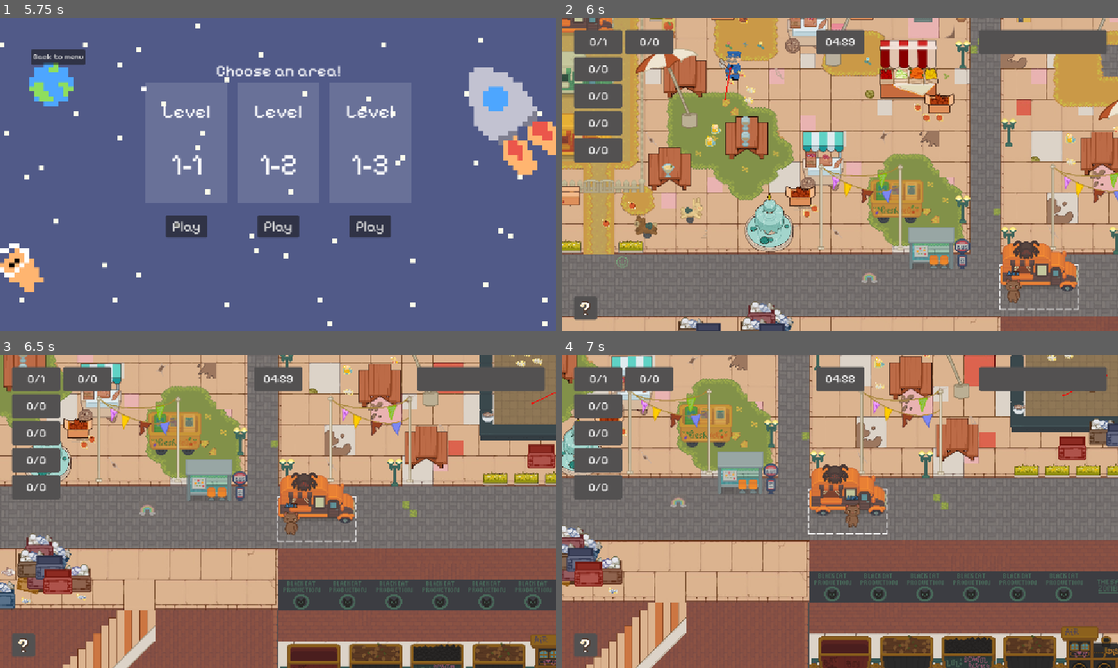
Above: before the commit, frames 1-4 (two rows, left to right).
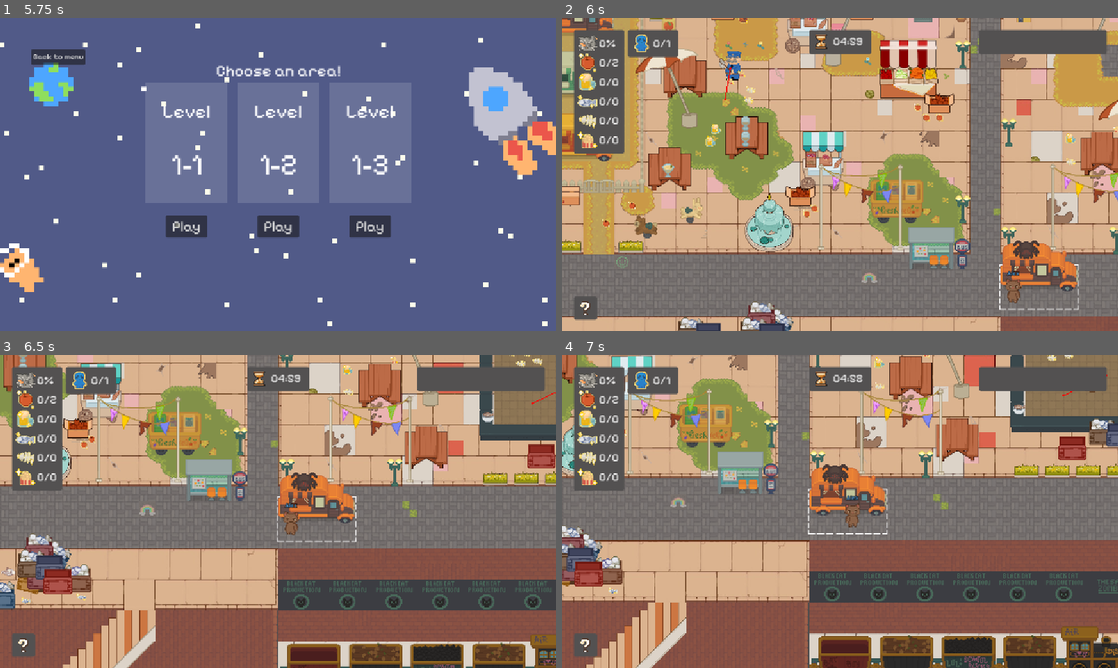
Above: after the commit, the same moments.

Repository: Lambozhuang/project-cats
Game: Godot game, scene res://ui/lobby.tscn
Same seed, same stepped clock (60 frames per second), same inputs: the game is played once before the commit and once after it.
Inputs (mouse positions are in pixels of both pictures, inside the frame that each line leads up to):
- Up to frame 1 (5.75 s): click "Start" at 0.5 s; click (266, 155) at 1.27 s; type "Alex" at 1.35 s; click "Host" at 2 s; click "START!" at 2.75 s; click "Select" at 3.5 s; click "Ready!" at 4.25 s; click "Map 1" at 5 s
- Up to frame 2 (6 s): click "Play" at 5.75 s
- Up to frame 3 (6.5 s): no input
- Up to frame 4 (7 s): hold Right (move_right) from 6.53 s (still down); tap J (carry) at 6.6 s

Frame 1 is identical in both runs. In frame 2, 2.5% of the frame differs, in the area x 2-56%, y 3-47%; in frame 3, 2.5%; in frame 4, 2.5%.

Commit message:
hud update

Diff:
--- a/level/demo_1.gd
+++ b/level/demo_1.gd
@@ -4,7 +4,7 @@
 @export var isRegularBgmPlaying := true
 var _lastRegularBgmPlaying := true
 
-const APPLE_REQUIRED := 1
+const APPLE_REQUIRED := 2
 const BEER_REQUIRED := 0
 const FISH_REQUIRED := 0
 const FISH_BONE_REQUIRED := 0
@@ -57,6 +57,16 @@
 
 	update_item_ui()
 	update_timer_ui()
+
+	for item_id in items.keys():
+		if item_id < 6:
+			var item_icon_texture_rect = get_node("HUD/HUD/ScarpaItem/Item" + str(item_id) + "/TextureRect")
+			if item_icon_texture_rect:
+				item_icon_texture_rect.texture = ResourceCache.demo1_item_icons[items[item_id]]
+		else:
+			var item_icon_texture_rect = get_node("HUD/HUD/SpaceshipItem/Item" + str(item_id) + "/TextureRect")
+			if item_icon_texture_rect:
+				item_icon_texture_rect.texture = ResourceCache.demo1_item_icons[items[item_id]]
 
 	if multiplayer.is_server():
 		spawn_players()
@@ -189,9 +199,28 @@
 func update_item_ui() -> void:
 	# Update the UI with the current item counts
 	for item_id in items.keys():
-		var count_label = get_node("HUD/HUD/Item" + str(item_id) + "/Label")
+		var count_label = get_node("HUD/HUD/ScarpaItem/Item" + str(item_id) + "/Label")
 		if count_label:
 			count_label.text = str(item_counts[items[item_id]]) + "/" + str(item_required_counts[items[item_id]])
+
+	# Calculate and display total percentage for regular items (excluding ET)
+	var regular_items_collected = 0
+	var regular_items_required = 0
+
+	for item in items.values():
+		if item != "et":  # Exclude spaceship item
+			regular_items_collected += item_counts[item]
+			regular_items_required += item_required_counts[item]
+
+	# Calculate percentage (avoid division by zero)
+	var percentage = 0
+	if regular_items_required > 0:
+		percentage = int((float(regular_items_collected) / float(regular_items_required)) * 100.0)
+
+	# Update the progress label
+	var progress_label = get_node("HUD/HUD/ScarpaItem/Progress/Label")
+	if progress_label:
+		progress_label.text = str(percentage) + "%"
 
 func _on_timer_timeout():
 	print("Time's up! Game Over!")
--- a/resource_cache.gd
+++ b/resource_cache.gd
@@ -20,3 +20,12 @@
 	"brown_open": preload("res://level/map/brown_fence_door_open.png"),
 	"brown_closed": preload("res://level/map/brown_fence_door_close.png"),
 }
+
+@export var demo1_item_icons = {
+	"apple": preload("res://ui/apple.png"),
+	"beer": preload("res://ui/beer.png"),
+	"fish": preload("res://ui/fish.png"),
+	"fish_bone": preload("res://ui/fish_bone.png"),
+	"pop_corn": preload("res://ui/pop_corn.png"),
+	"et": preload("res://ui/et.png"),
+}
--- a/ui/hud.tscn
+++ b/ui/hud.tscn
@@ -1,11 +1,15 @@
-[gd_scene load_steps=17 format=3 uid="uid://bhr76qwteqtyy"]
+[gd_scene load_steps=21 format=3 uid="uid://bhr76qwteqtyy"]
 
 [ext_resource type="Theme" uid="uid://csgscdngqhlo6" path="res://ui/theme.tres" id="1_rbyyf"]
 [ext_resource type="Texture2D" uid="uid://bkb5u3qmi1omc" path="res://ui/question_mark.png" id="2_1v5rv"]
 [ext_resource type="StyleBox" uid="uid://flpkn1gbstgh" path="res://ui/hud_element_bg.tres" id="2_q43x7"]
+[ext_resource type="Texture2D" uid="uid://6losm8njk204" path="res://ui/scarpa_face.png" id="2_spcu4"]
+[ext_resource type="Texture2D" uid="uid://bq37gs73cu7m8" path="res://ui/apple.png" id="2_srpbi"]
 [ext_resource type="Texture2D" uid="uid://b7qcliacmgvib" path="res://player/cats/Bob/Idle/Bob_idle.png" id="3_1v5rv"]
+[ext_resource type="Texture2D" uid="uid://cyurr303wxcjx" path="res://ui/et.png" id="4_ff8ar"]
 [ext_resource type="Texture2D" uid="uid://bawrmwi0geslj" path="res://player/cats/Tuna/Idle/Tuna idle 1.png" id="4_q43x7"]
 [ext_resource type="Texture2D" uid="uid://civqtb32rwqkv" path="res://player/cats/Kiki/Idle/Kiki idle1.png" id="5_srpbi"]
+[ext_resource type="Texture2D" uid="uid://b6yxawy8ucf85" path="res://ui/hour_glass.png" id="6_m0eg6"]
 [ext_resource type="Texture2D" uid="uid://dgkj0c5fl8nu3" path="res://player/cats/Rupert/Idle/Rupert1.png" id="6_spcu4"]
 
 [sub_resource type="LabelSettings" id="LabelSettings_1v5rv"]
@@ -83,156 +87,160 @@
 grow_vertical = 2
 theme = ExtResource("1_rbyyf")
 
-[node name="Item1" type="Panel" parent="HUD"]
-custom_minimum_size = Vector2(100, 50)
-layout_mode = 2
-offset_right = 100.0
-offset_bottom = 50.0
+[node name="ScarpaItem" type="Panel" parent="HUD"]
+layout_mode = 0
+offset_right = 104.0
+offset_bottom = 256.0
 theme_override_styles/panel = ExtResource("2_q43x7")
 
-[node name="Label" type="Label" parent="HUD/Item1"]
-layout_mode = 1
-anchors_preset = 8
-anchor_left = 0.5
-anchor_top = 0.5
-anchor_right = 0.5
-anchor_bottom = 0.5
-offset_left = -20.5
-offset_top = -15.0
-offset_right = 20.5
-offset_bottom = 15.0
-grow_horizontal = 2
-grow_vertical = 2
+[node name="Progress" type="HBoxContainer" parent="HUD/ScarpaItem"]
+layout_mode = 0
+offset_left = 8.0
+offset_top = 8.0
+offset_right = 93.0
+offset_bottom = 48.0
+
+[node name="TextureRect" type="TextureRect" parent="HUD/ScarpaItem/Progress"]
+custom_minimum_size = Vector2(40, 40)
+layout_mode = 2
+texture = ExtResource("2_spcu4")
+expand_mode = 1
+stretch_mode = 4
+
+[node name="Label" type="Label" parent="HUD/ScarpaItem/Progress"]
+layout_mode = 2
+text = "0%"
+label_settings = SubResource("LabelSettings_1v5rv")
+horizontal_alignment = 1
+vertical_alignment = 1
+
+[node name="Item1" type="HBoxContainer" parent="HUD/ScarpaItem"]
+layout_mode = 0
+offset_left = 8.0
+offset_top = 48.0
+offset_right = 93.0
+offset_bottom = 88.0
+
+[node name="TextureRect" type="TextureRect" parent="HUD/ScarpaItem/Item1"]
+custom_minimum_size = Vector2(40, 40)
+layout_mode = 2
+texture = ExtResource("2_srpbi")
+expand_mode = 1
+stretch_mode = 4
+
+[node name="Label" type="Label" parent="HUD/ScarpaItem/Item1"]
+layout_mode = 2
 text = "0/5"
 label_settings = SubResource("LabelSettings_1v5rv")
 horizontal_alignment = 1
 vertical_alignment = 1
 
-[node name="Item2" type="Panel" parent="HUD"]
-custom_minimum_size = Vector2(100, 50)
-layout_mode = 2
-offset_top = 56.0
-offset_right = 100.0
-offset_bottom = 106.0
-theme_override_styles/panel = ExtResource("2_q43x7")
-
-[node name="Label" type="Label" parent="HUD/Item2"]
-layout_mode = 1
-anchors_preset = 8
-anchor_left = 0.5
-anchor_top = 0.5
-anchor_right = 0.5
-anchor_bottom = 0.5
-offset_left = -20.0
-offset_top = -10.0
-offset_right = 20.0
-offset_bottom = 10.0
-grow_horizontal = 2
-grow_vertical = 2
+[node name="Item2" type="HBoxContainer" parent="HUD/ScarpaItem"]
+layout_mode = 0
+offset_left = 8.0
+offset_top = 88.0
+offset_right = 93.0
+offset_bottom = 128.0
+
+[node name="TextureRect" type="TextureRect" parent="HUD/ScarpaItem/Item2"]
+custom_minimum_size = Vector2(40, 40)
+layout_mode = 2
+texture = ExtResource("2_srpbi")
+expand_mode = 1
+stretch_mode = 4
+
+[node name="Label" type="Label" parent="HUD/ScarpaItem/Item2"]
+layout_mode = 2
 text = "0/5"
 label_settings = SubResource("LabelSettings_1v5rv")
 horizontal_alignment = 1
 vertical_alignment = 1
 
-[node name="Item3" type="Panel" parent="HUD"]
-custom_minimum_size = Vector2(100, 50)
-layout_mode = 2
-offset_top = 112.0
-offset_right = 100.0
-offset_bottom = 162.0
-theme_override_styles/panel = ExtResource("2_q43x7")
-
-[node name="Label" type="Label" parent="HUD/Item3"]
-layout_mode = 1
-anchors_preset = 8
-anchor_left = 0.5
-anchor_top = 0.5
-anchor_right = 0.5
-anchor_bottom = 0.5
-offset_left = -20.0
-offset_top = -10.0
-offset_right = 20.0
-offset_bottom = 10.0
-grow_horizontal = 2
-grow_vertical = 2
+[node name="Item3" type="HBoxContainer" parent="HUD/ScarpaItem"]
+layout_mode = 0
+offset_left = 8.0
+offset_top = 128.0
+offset_right = 93.0
+offset_bottom = 168.0
+
+[node name="TextureRect" type="TextureRect" parent="HUD/ScarpaItem/Item3"]
+custom_minimum_size = Vector2(40, 40)
+layout_mode = 2
+texture = ExtResource("2_srpbi")
+expand_mode = 1
+stretch_mode = 4
+
+[node name="Label" type="Label" parent="HUD/ScarpaItem/Item3"]
+layout_mode = 2
 text = "0/5"
 label_settings = SubResource("LabelSettings_1v5rv")
 horizontal_alignment = 1
 vertical_alignment = 1
 
-[node name="Item4" type="Panel" parent="HUD"]
-custom_minimum_size = Vector2(100, 50)
-layout_mode = 2
+[node name="Item4" type="HBoxContainer" parent="HUD/ScarpaItem"]
+layout_mode = 0
+offset_left = 8.0
 offset_top = 168.0
-offset_right = 100.0
-offset_bottom = 218.0
-theme_override_styles/panel = ExtResource("2_q43x7")
-
-[node name="Label" type="Label" parent="HUD/Item4"]
-layout_mode = 1
-anchors_preset = 8
-anchor_left = 0.5
-anchor_top = 0.5
-anchor_right = 0.5
-anchor_bottom = 0.5
-offset_left = -20.0
-offset_top = -10.0
-offset_right = 20.0
-offset_bottom = 10.0
-grow_horizontal = 2
-grow_vertical = 2
+offset_right = 93.0
+offset_bottom = 208.0
+
+[node name="TextureRect" type="TextureRect" parent="HUD/ScarpaItem/Item4"]
+custom_minimum_size = Vector2(40, 40)
+layout_mode = 2
+texture = ExtResource("2_srpbi")
+expand_mode = 1
+stretch_mode = 4
+
+[node name="Label" type="Label" parent="HUD/ScarpaItem/Item4"]
+layout_mode = 2
 text = "0/5"
 label_settings = SubResource("LabelSettings_1v5rv")
 horizontal_alignment = 1
 vertical_alignment = 1
 
-[node name="Item5" type="Panel" parent="HUD"]
-custom_minimum_size = Vector2(100, 50)
-layout_mode = 2
-offset_top = 224.0
-offset_right = 100.0
-offset_bottom = 274.0
-theme_override_styles/panel = ExtResource("2_q43x7")
-
-[node name="Label" type="Label" parent="HUD/Item5"]
-layout_mode = 1
-anchors_preset = 8
-anchor_left = 0.5
-anchor_top = 0.5
-anchor_right = 0.5
-anchor_bottom = 0.5
-offset_left = -20.0
-offset_top = -10.0
-offset_right = 20.0
-offset_bottom = 10.0
-grow_horizontal = 2
-grow_vertical = 2
+[node name="Item5" type="HBoxContainer" parent="HUD/ScarpaItem"]
+layout_mode = 0
+offset_left = 8.0
+offset_top = 208.0
+offset_right = 93.0
+offset_bottom = 248.0
+
+[node name="TextureRect" type="TextureRect" parent="HUD/ScarpaItem/Item5"]
+custom_minimum_size = Vector2(40, 40)
+layout_mode = 2
+texture = ExtResource("2_srpbi")
+expand_mode = 1
+stretch_mode = 4
+
+[node name="Label" type="Label" parent="HUD/ScarpaItem/Item5"]
+layout_mode = 2
 text = "0/5"
 label_settings = SubResource("LabelSettings_1v5rv")
 horizontal_alignment = 1
 vertical_alignment = 1
 
-[node name="Item6" type="Panel" parent="HUD"]
-custom_minimum_size = Vector2(100, 50)
-layout_mode = 2
-offset_left = 106.0
-offset_right = 206.0
-offset_bottom = 50.0
+[node name="SpaceshipItem" type="Panel" parent="HUD"]
+layout_mode = 0
+offset_left = 112.0
+offset_right = 216.0
+offset_bottom = 56.0
 theme_override_styles/panel = ExtResource("2_q43x7")
 
-[node name="Label" type="Label" parent="HUD/Item6"]
-layout_mode = 1
-anchors_preset = 8
-anchor_left = 0.5
-anchor_top = 0.5
-anchor_right = 0.5
-anchor_bottom = 0.5
-offset_left = -27.5
-offset_top = -15.0
-offset_right = 27.5
-offset_bottom = 15.0
-grow_horizontal = 2
-grow_vertical = 2
+[node name="Item1" type="HBoxContainer" parent="HUD/SpaceshipItem"]
+offset_left = 8.0
+offset_top = 8.0
+offset_right = 93.0
+offset_bottom = 48.0
+
+[node name="TextureRect" type="TextureRect" parent="HUD/SpaceshipItem/Item1"]
+custom_minimum_size = Vector2(40, 40)
+layout_mode = 2
+texture = ExtResource("4_ff8ar")
+expand_mode = 1
+stretch_mode = 4
+
+[node name="Label" type="Label" parent="HUD/SpaceshipItem/Item1"]
+layout_mode = 2
 text = "0/1"
 label_settings = SubResource("LabelSettings_1v5rv")
 horizontal_alignment = 1
@@ -243,8 +251,8 @@
 layout_mode = 2
 anchor_left = 0.5
 anchor_right = 0.5
-offset_left = -50.0
-offset_right = 50.0
+offset_left = -64.0
+offset_right = 64.0
 offset_bottom = 50.0
 grow_horizontal = 2
 theme_override_styles/panel = ExtResource("2_q43x7")
@@ -256,16 +264,23 @@
 anchor_top = 0.5
 anchor_right = 0.5
 anchor_bottom = 0.5
-offset_left = -21.0
-offset_top = -10.0
-offset_right = 21.0
-offset_bottom = 10.0
+offset_left = -15.0
+offset_top = -17.0
+offset_right = 47.0
+offset_bottom = 15.0
 grow_horizontal = 2
 grow_vertical = 2
 text = "00:00"
 label_settings = SubResource("LabelSettings_q43x7")
 horizontal_alignment = 1
 vertical_alignment = 1
+
+[node name="TextureRect" type="TextureRect" parent="HUD/Time"]
+layout_mode = 0
+offset_right = 48.0
+offset_bottom = 48.0
+texture = ExtResource("6_m0eg6")
+expand_mode = 1
 
 [node name="CatStat" type="Panel" parent="HUD"]
 custom_minimum_size = Vector2(100, 0)
Binary file added: ui/apple.png
Not shown, added: ui/apple.png.import
Binary file added: ui/beer.png
Not shown, added: ui/beer.png.import
Binary file added: ui/et.png
Not shown, added: ui/et.png.import
Binary file added: ui/fish.png
Not shown, added: ui/fish.png.import
Binary file added: ui/fish_bone.png
Not shown, added: ui/fish_bone.png.import
Binary file added: ui/hour_glass.png
Not shown, added: ui/hour_glass.png.import
(and 4 more such lines)
